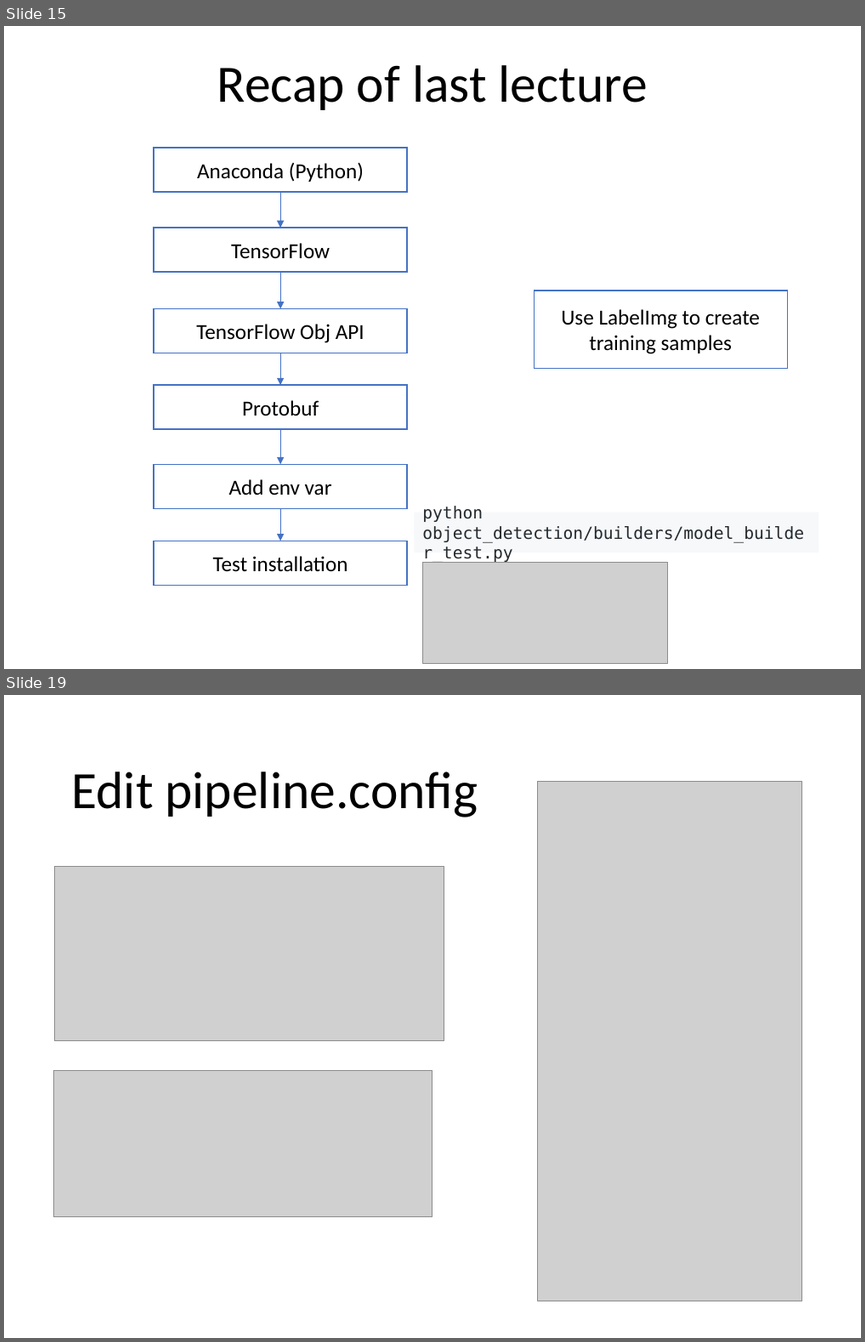
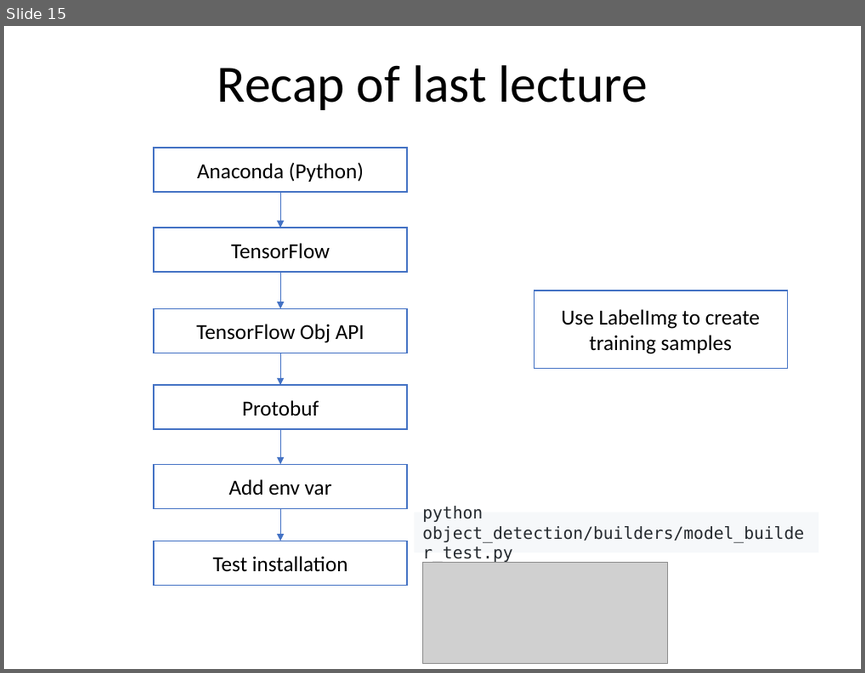
Before and after one commit to YichaoOU/self_driving_car, a slide deck: Tutorial/TensorFlow-Obj-API.pptx. Shown one above the other, each under a label of ours: slides 15 and 19 before the commit, slide 15 after it; the slides between them are not shown. The pictures are 865x1342 and 865x673 pixels, drawn with LibreOffice and Linux fonts; fonts in the diff are those of the drawing; grey boxes stand for pictures. Boxes give left, top, right and bottom in pixels: in the first picture for what was removed or moved away, otherwise in the second. Text is boxed around its words. In the diff, an @@ line names an element or a change of style, - is before the commit and + after.

```diff
--- a/Tutorial/TensorFlow-Obj-API.pptx
+++ b/Tutorial/TensorFlow-Obj-API.pptx
@@ slide 19 removed at box(4, 695, 861, 1338), background #FFFFFF @@
@@ title removed at box(71, 771, 478, 817) @@
-Edit pipeline.config
@@ picture removed at box(538, 781, 801, 1301) @@
@@ picture removed at box(54, 867, 443, 1041) @@
@@ picture removed at box(53, 1071, 432, 1217) @@
```
Also in this commit, not shown: 4 slides changed, 4 slides added, 5 other files.
